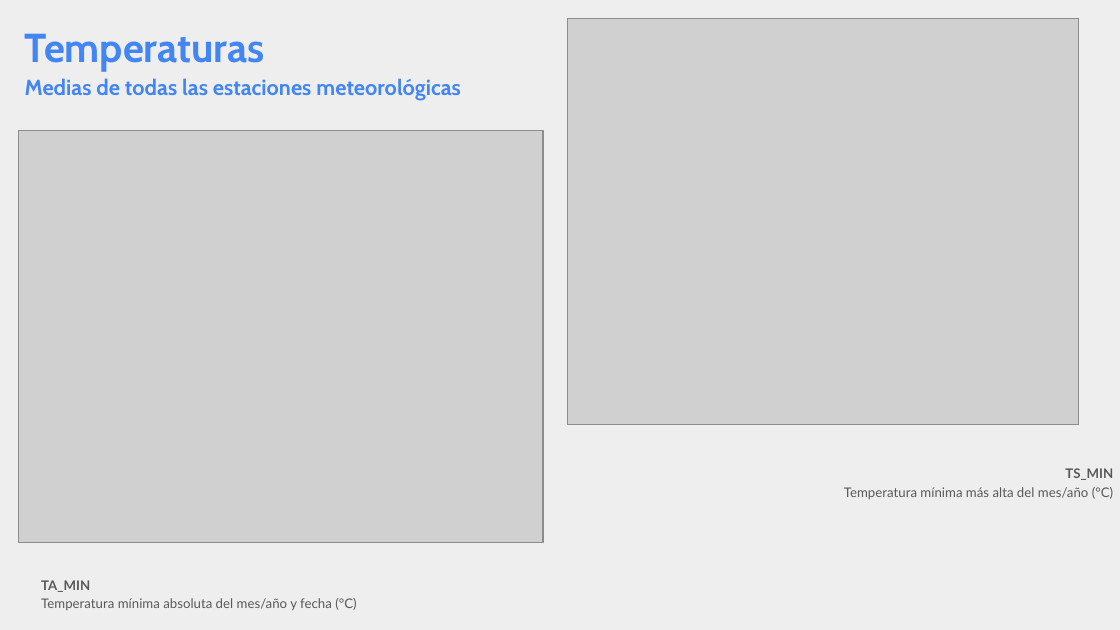
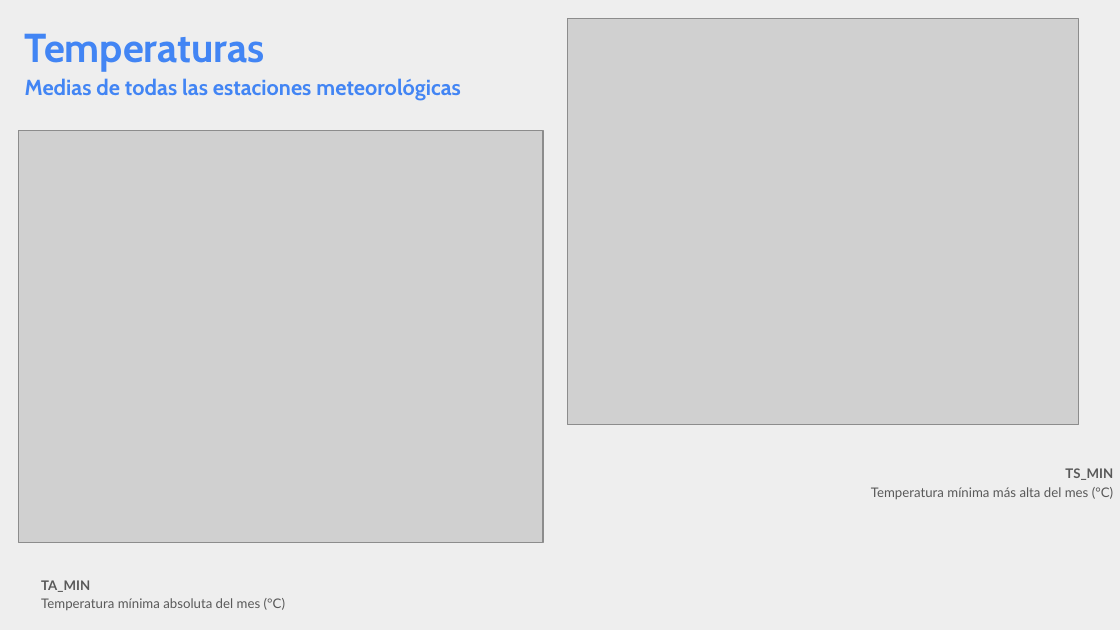
Before and after one commit to pasinatosilvia/Mi_primer_EDA, a slide deck: slide 18 of EDA_presentacion.pptx. Drawn at 1120x630 pixels with LibreOffice and Linux fonts; fonts in the diff are those of the drawing; grey boxes stand for pictures. Boxes give left, top, right and bottom in pixels: in the first picture for what was removed or moved away, otherwise in the second. Text is boxed around its words. In the diff, an @@ line names an element or a change of style, - is before the commit and + after.

```diff
--- a/EDA_presentacion.pptx
+++ b/EDA_presentacion.pptx
@@ title at (871,487,1113,499): text changed @@
-Temperatura mínima más alta del mes/año (°C)
+Temperatura mínima más alta del mes (°C)
@@ title at (41,598,285,610): text changed @@
-Temperatura mínima absoluta del mes/año y fecha (°C)
+Temperatura mínima absoluta del mes (°C)
```
Also in this commit, not shown: 12 other slides changed, 2 other files.
